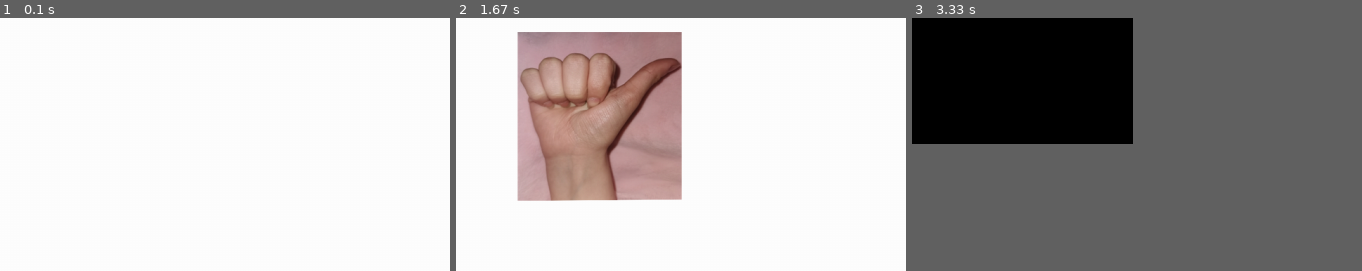
Above: before the commit, frames 1-3 (left to right).
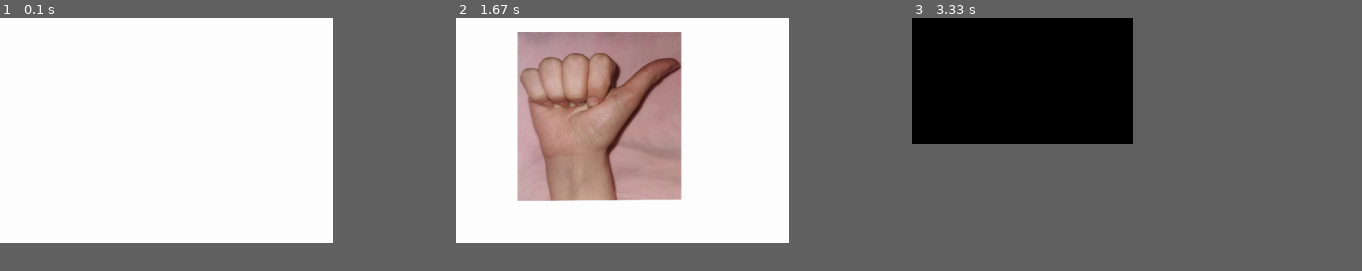
Above: after the commit, the same moments.

Repository: PAIN-BARHAM/Arabic-Sign-Language-RaspberryPi
Game: pygame game, started from keyboard.py
The game is run twice, just before and just after one commit, with the same random seed, the same clock (stepped at 60 frames per second) and the same inputs.
Inputs:
- Up to frame 1 (0.1 s): no input
- Up to frame 2 (1.67 s): hold D 0.83-1.47 s
- Up to frame 3 (3.33 s): tap E at 3.23 s
The pictures show only the part of the screen within x 0-50%, y 0-50%; the shares and areas given below are measured in that part.
In our replay, in frame 1 the window is 900x506 before the commit and 337x225 after it. These sizes can differ from the game's own. Grey fills any space a smaller window leaves; there, only what the larger window draws over its background counts as a difference.

The runs differ from the first frame. In frame 2, 0.1% of the frame differs, in the area x 50-51%, y 5-72%; in frame 3, nothing differs.

Commit message:
Resize image

Diff:
--- a/keyboard.py
+++ b/keyboard.py
@@ -9,20 +9,23 @@
 white = (255, 255, 255)
 green = (100, 100, 100)
 
-# assigning values to X and Y variable
-X = 0
-Y = 0
+
 
 # create the display surface object
 # of specific dimension..e(X, Y).
-flags = pygame.FULLSCREEN
+# flags = pygame.FULLSCREEN
+
+# assigning values to X and Y variable
+X = 480
+Y = 320
+
 display_surface = pygame.display.set_mode((X, Y))
 
-screen_width = pygame.display.get_surface().get_size()[0]
-screen_height = pygame.display.get_surface().get_size()[1]
-
-width = screen_width // 2
-height = screen_height // 2
+#screen_width = pygame.display.get_surface().get_size()[0]
+#screen_height = pygame.display.get_surface().get_size()[1]
+
+#width = screen_width // 2
+#height = screen_height // 2
 
 
 # set the pygame window name
@@ -132,7 +135,10 @@
     if getKey("f"):
         print("Key b was pressed")
         display_surface.fill(white)
-        display_surface.blit(image2, (20, 20))
+        shape = (480, 320)
+        picture = pygame.transform.scale(image2,shape)
+        display_surface.blit(picture, (0,0))
+        #display_surface.blit(image2, (20, 20))
 
     if getKey("d"):
         print("Key d was pressed")
